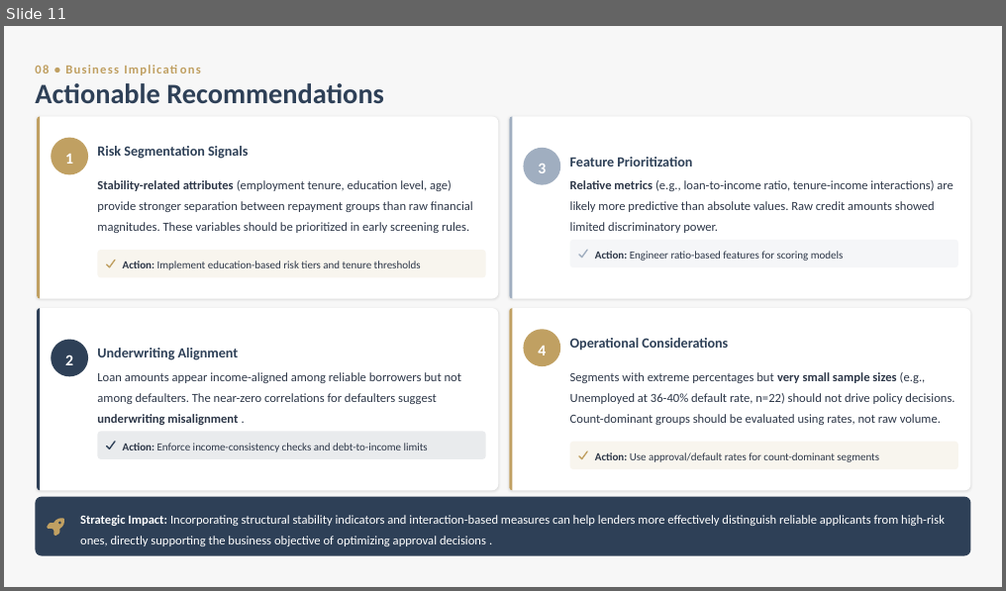
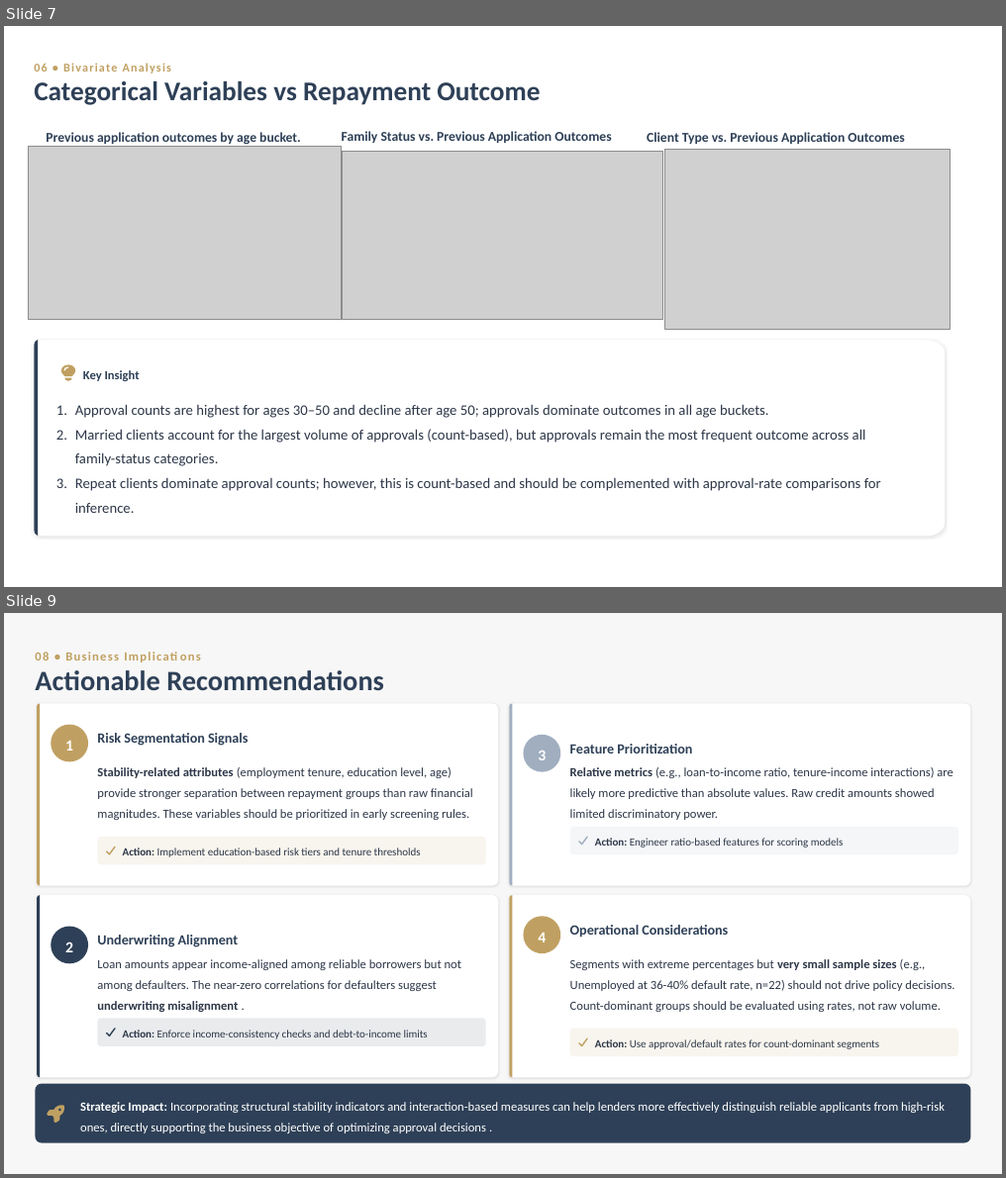
Before and after one commit to skyexry/Data-Bootcamp-Credit-Risk-EDA, a slide deck: Credit Risk Exploratory Data Analysis.pptx. Shown one above the other, each under a label of ours: slide 11 before the commit, slides 7 and 9 after it; the slides between them are not shown. The pictures are 1006x591 and 1006x1178 pixels, drawn with LibreOffice and Linux fonts; fonts in the diff are those of the drawing; grey boxes stand for pictures. Boxes give left, top, right and bottom in pixels: in the first picture for what was removed or moved away, otherwise in the second. Text is boxed around its words. In the diff, an @@ line names an element or a change of style, - is before the commit and + after.

```diff
--- a/Credit Risk Exploratory Data Analysis.pptx
+++ b/Credit Risk Exploratory Data Analysis.pptx
@@ slide 7 added at (x1=4, y1=26, x2=1002, y2=587), background #FFFFFF @@
@@ text added at (x1=34, y1=64, x2=47, y2=72), 11.6 pt, text #C0A062, bold @@
+06 • Bivariate Analysis
@@ text added at (x1=34, y1=81, x2=540, y2=105), 26 pt, text #2E4057, bold @@
+Categorical Variables vs Repayment Outcome
@@ text added at (x1=46, y1=132, x2=301, y2=145), 13 pt, text #2E4057, bold @@
+Previous application outcomes by age bucket.
@@ text added at (x1=342, y1=131, x2=611, y2=143), 13 pt, text #2E4057, bold @@
+Family Status vs. Previous Application Outcomes
@@ text added at (x1=647, y1=132, x2=904, y2=144), 13 pt, text #2E4057, bold @@
+Client Type vs. Previous Application Outcomes
@@ picture added at (x1=28, y1=147, x2=342, y2=319) @@
@@ picture added at (x1=343, y1=151, x2=663, y2=319) @@
@@ picture added at (x1=664, y1=149, x2=949, y2=329) @@
@@ freeform shape added at (x1=34, y1=341, x2=945, y2=537), fill #FFFFFF @@
@@ freeform shape added at (x1=34, y1=340, x2=38, y2=536), fill #2E4057 @@
@@ freeform shape added at (x1=61, y1=366, x2=76, y2=380), fill #C0A062 @@
@@ text added at (x1=83, y1=371, x2=140, y2=381), 12 pt, text #2E4057, bold @@
+Key Insight
@@ text added at (x1=75, y1=404, x2=881, y2=513), 14 pt, text #2D3748 @@
+1. Approval counts are highest for ages 30–50 and decline after age 50; approvals dominate outcomes in all age buckets.
+2. Married clients account for the largest volume of approvals (count-based), but approvals remain the most frequent outcome across all family-status categories.
+3. Repeat clients dominate approval counts; however, this is count-based and should be complemented with approval-rate comparisons for inference.
@@ what was slide 11 is now slide 9 @@
```
Also in this commit, not shown: 6 slides changed, 1 other slide added, 4 slides removed.
